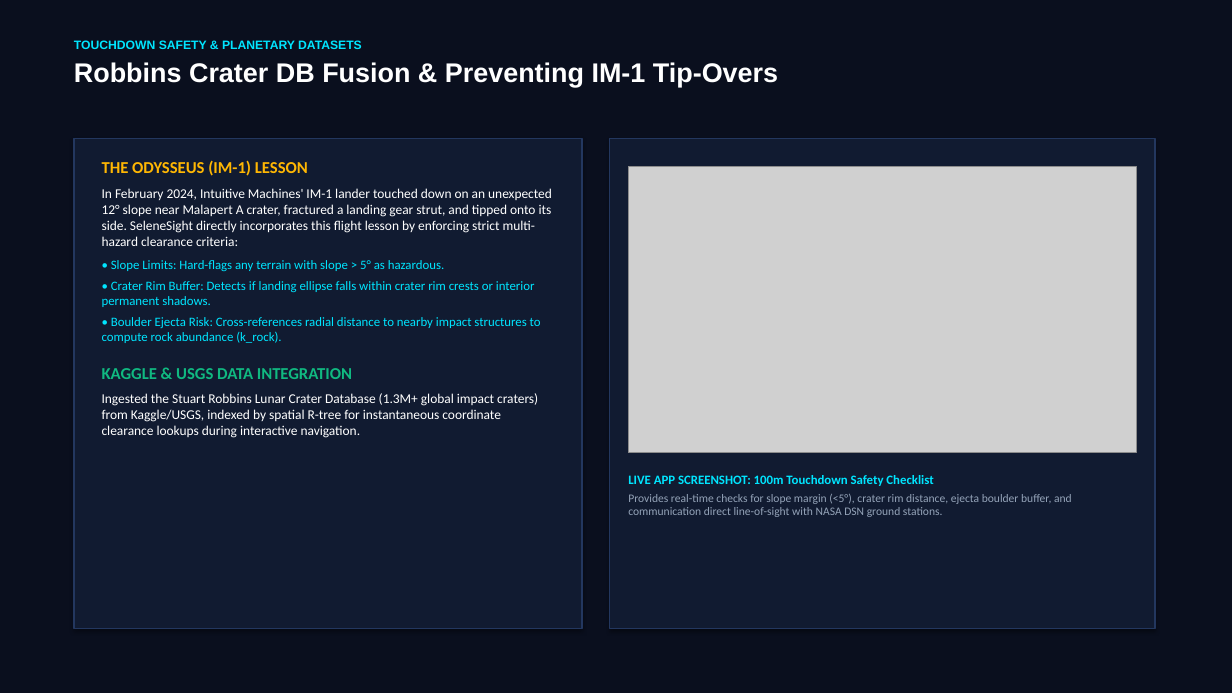
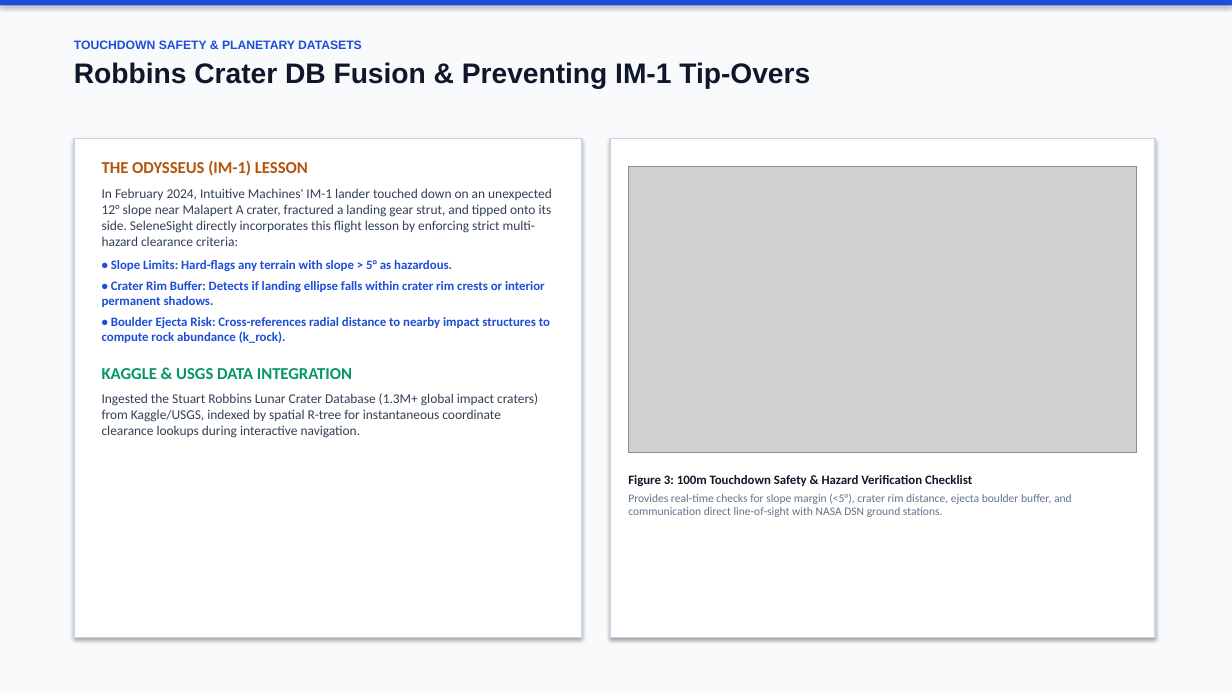
Before and after one commit to Jeffreyryan2005/SeleneSight, a slide deck: slide 5 of SeleneSight_NASA_Space_Apps_Submission.pptx. Drawn at 1232x693 pixels with LibreOffice and Linux fonts; fonts in the diff are those of the drawing; grey boxes stand for pictures. Boxes give left, top, right and bottom in pixels: in the first picture for what was removed or moved away, otherwise in the second. Text is boxed around its words. In the diff, an @@ line names an element or a change of style, - is before the commit and + after.

```diff
--- a/SeleneSight_NASA_Space_Apps_Submission.pptx
+++ b/SeleneSight_NASA_Space_Apps_Submission.pptx
@@ rectangle at [0,0,1232,693]: fill #0A0F1E to #F8FAFC @@
@@ rectangle added at [0,0,1232,6], fill #1D4ED8 @@
@@ text "TOUCHDOWN SAFETY & PLANETARY DATASETS" at [74,40,810,89]: text colour #00E5FF to #1D4ED8 in "TOUCHDOWN SAFETY & PLANETARY DATASETS"; size 21 to 22 pt, text colour #FFFFFF to #0F172A in "Robbins Crater DB Fusion & Preventing IM-1 ..." @@
@@ rectangle at [74,139,582,638]: fill #111B31 to #FFFFFF; outline #23375F 1 pt to #CBD5E1 1.2 pt @@
@@ rectangle: place and size @@
-rectangle at [74,139,582,628]
+rectangle at [74,139,582,638]
@@ rectangle: place and size @@
-rectangle at [610,139,1155,628]
+rectangle at [610,139,1155,638]
@@ rectangle at [610,139,1155,638]: fill #111B31 to #FFFFFF; outline #23375F 1 pt to #CBD5E1 1.2 pt @@
@@ text "THE ODYSSEUS (IM-1) LESSON" at [102,160,552,438]: text colour #FFB703 to #B45309 in "THE ODYSSEUS (IM-1) LESSON"; text colour #FFFFFF to #334155 in "In February 2024, Intuitive Machines' IM-1 lander ...", "Ingested the Stuart Robbins Lunar Crater Database ..."; text colour #00E5FF to #1D4ED8, bold on in "• Slope Limits: Hard-flags any terrain with ...", "• Crater Rim Buffer: Detects if landing ...", "• Boulder Ejecta Risk: Cross-references radial distance ..."; text colour #10B981 to #059669 in "KAGGLE & USGS DATA INTEGRATION" @@
@@ text at [628,475,972,486]: text changed; text colour #00E5FF to #0F172A @@
-LIVE APP SCREENSHOT: 100m Touchdown Safety Checklist
+Figure 3: 100m Touchdown Safety & Hazard Verification Checklist
@@ text at [628,494,1072,517]: text colour #94A3B8 to #64748B in "Provides real-time checks for slope margin (<5°), ..." @@
```
Also in this commit, not shown: 6 other slides changed, 2 other files.
